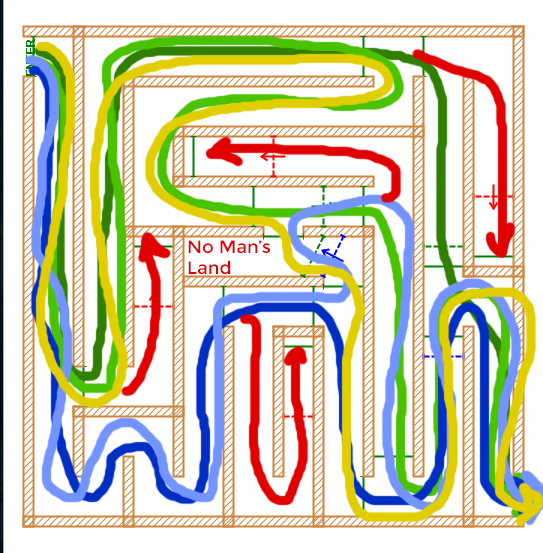
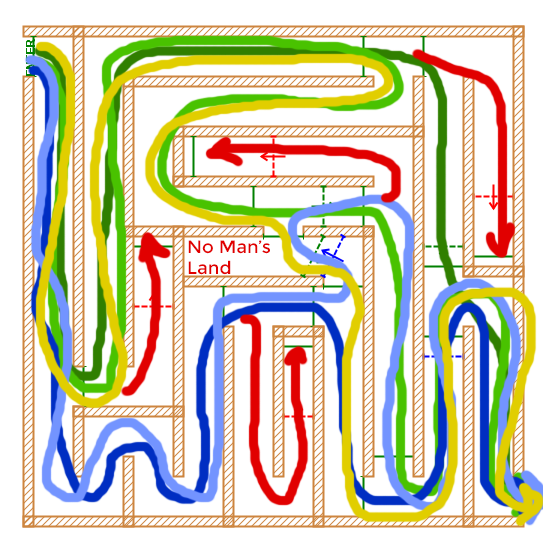
Before/after of a 543 × 553 layered artwork. What changed in the layer stack:
painted on "Layer 1" over [0, 0, 4, 553]
